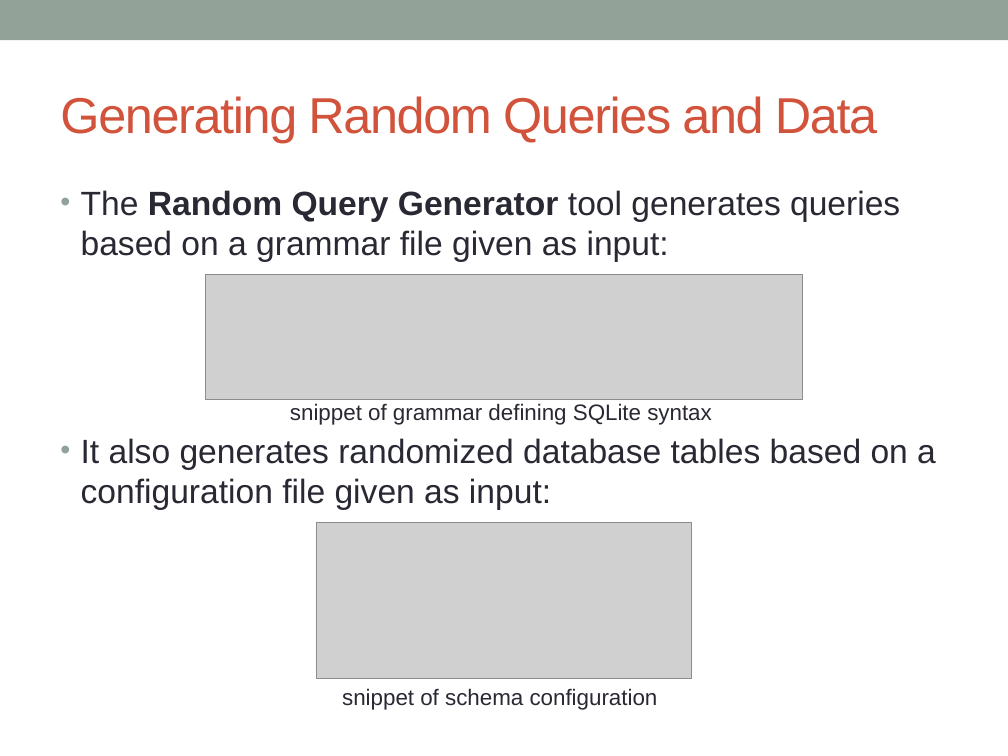
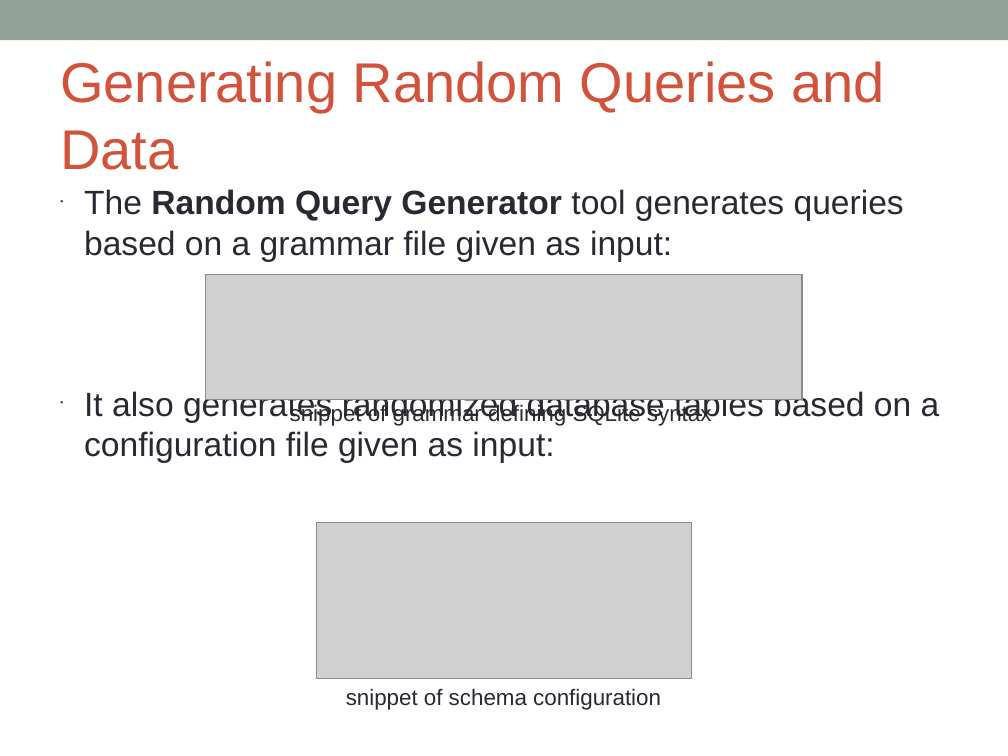
Before and after one commit to benmishkanian/sqltransform, a slide deck: slide 5 of sqltransformpresentation.pptx. Drawn at 1008x756 pixels with LibreOffice and Linux fonts; fonts in the diff are those of the drawing; grey boxes stand for pictures. Boxes give left, top, right and bottom in pixels: in the first picture for what was removed or moved away, otherwise in the second. Text is boxed around its words. In the diff, an @@ line names an element or a change of style, - is before the commit and + after.

```diff
--- a/sqltransformpresentation.pptx
+++ b/sqltransformpresentation.pptx
@@ text "Generating Random Queries and Data" at [60,61,884,170]: size 36 to 40 pt, letter spacing -1 to 0 pt @@
@@ text "The Random Query Generator tool ..." at [84,189,940,463]: indent changed; less space between paragraphs @@
@@ text "snippet of schema configuration": place and size @@
-text "snippet of schema configuration" at [342,688,658,710]
+text "snippet of schema configuration" at [346,688,661,710]
```
Also in this commit, not shown: 5 other slides changed, 4 slides added, 1 slide removed, 1 other file.
